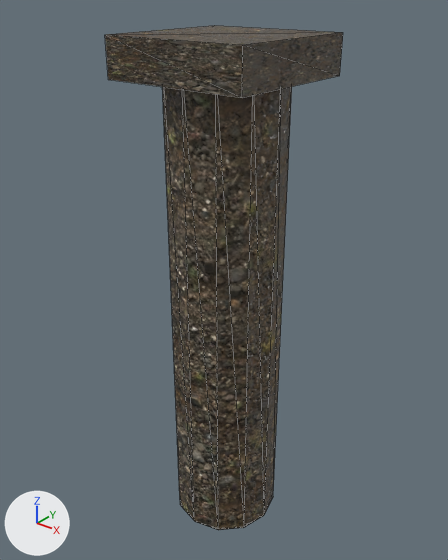
What one commit did to the glTF model assets/models/env/whispering_mire/pillar.glb.
The view is the same before and after, from a camera (50 mm lens) standing at (1.72, -2.16, 2.74) and looking at (-0.05, 0.05, 1.37). Every picture has the same lights, and +X, +Y and +Z are marked at lower left. The first picture is the older version. Mesh edges are drawn as thin lines. Vertices at exactly the same position are counted once.

The scene before the commit, as lines of its bpy script (objects in view):
```python
me_cylinder = bpy.data.meshes.new('Cylinder')
me_cylinder.from_pydata(...)  # 80 vertices, 152 faces; spans x -0.35..0.35, y -0.35..0.35, z -1.25..1.29
me_cylinder.materials.append(mat_mpillar)
ob_pillar = bpy.data.objects.new('pillar', me_cylinder)
ob_pillar.location = (0.0, 0.0, 1.25)
```
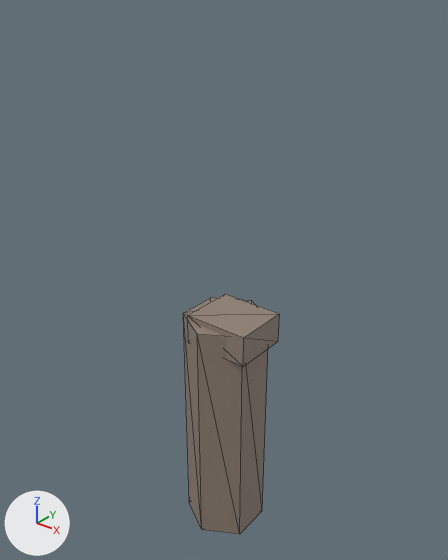
What changed in the scene script:
```text
Add mat_pillar:
    mat_pillar = principled_material('Pillar')
    mat_pillar.base_color = (0.28, 0.22, 0.18)  # brown #908176
    mat_pillar.roughness = 0.7
Change me_cylinder:
    used by ob_pillar; location = (0.0, 0.0, 1.25)
    remove me_cylinder.from_pydata(...)  # 80 vertices, 152 faces; spans x -0.35..0.35, y -0.35..0.35, z -1.25..1.29
    remove me_cylinder.materials.append(mat_mpillar)
    add me_cylinder.from_pydata(...)  # 20 vertices, 32 faces; spans x -0.19..0.22, y -0.22..0.22, z -0.65..0.68
    me_cylinder part 1: a new loose piece, a 6-sided cylinder along z spanning x -0.19..0.19, y -0.22..0.22, z -0.65..0.65, in mat_pillar (brown #908176)
    me_cylinder part 2: a new loose piece, a box spanning x -0.12..0.22, y -0.15..0.15, z 0.52..0.68, in mat_pillar (brown #908176)
    me_cylinder part 3: the loose piece of 72 vertices spanning x -0.28..0.28, y -0.28..0.28, z -1.25..1.25 is deleted
    me_cylinder part 4: the loose piece of 8 vertices spanning x -0.35..0.35, y -0.35..0.35, z 1.11..1.29 is deleted
    add me_cylinder.materials.append(mat_pillar)  # brown #908176
Change ob_pillar:
    ob_pillar.location: (0.0, 0.0, 1.25) -> (0.0, 0.0, 0.55)
```

Boxes (x1, y1, x2, y2) around the edits, measured in the pictures (448 x 560 px):
'pillar', reshaped, moved, recoloured (59% narrower, 52% shorter)
    before: (105, 25, 343, 530)
    after: (183, 294, 280, 534)
part 1 of me_cylinder, added (brown)
    after: (183, 298, 268, 534)
part 2 of me_cylinder, added
    after: (188, 294, 280, 366)
part 3 of me_cylinder, deleted
    before: (163, 87, 292, 530)
part 4 of me_cylinder, deleted
    before: (105, 25, 343, 97)
